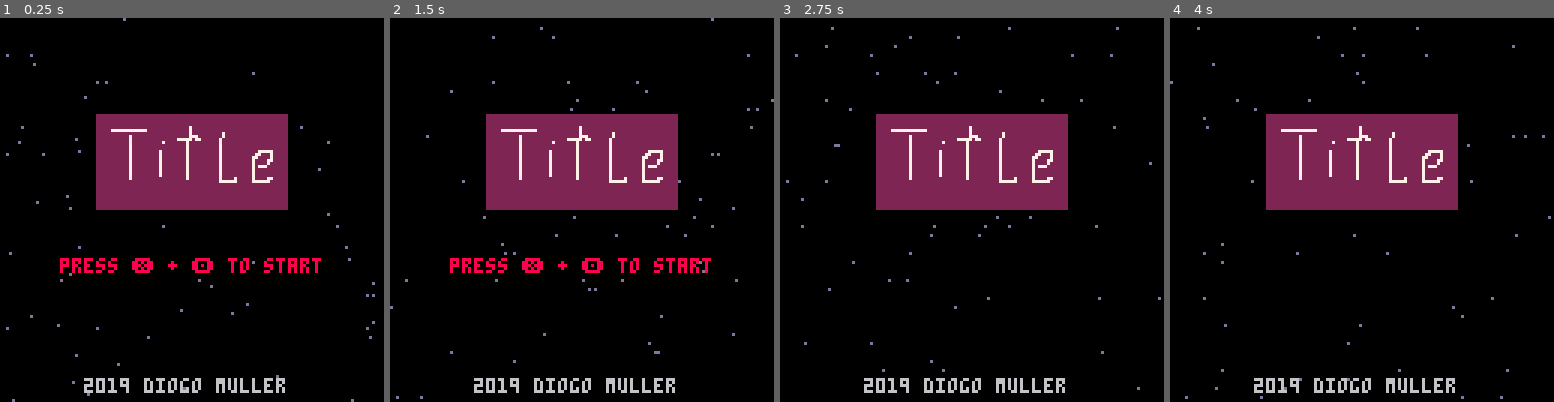
Above: before the commit, frames 1-4 (left to right).
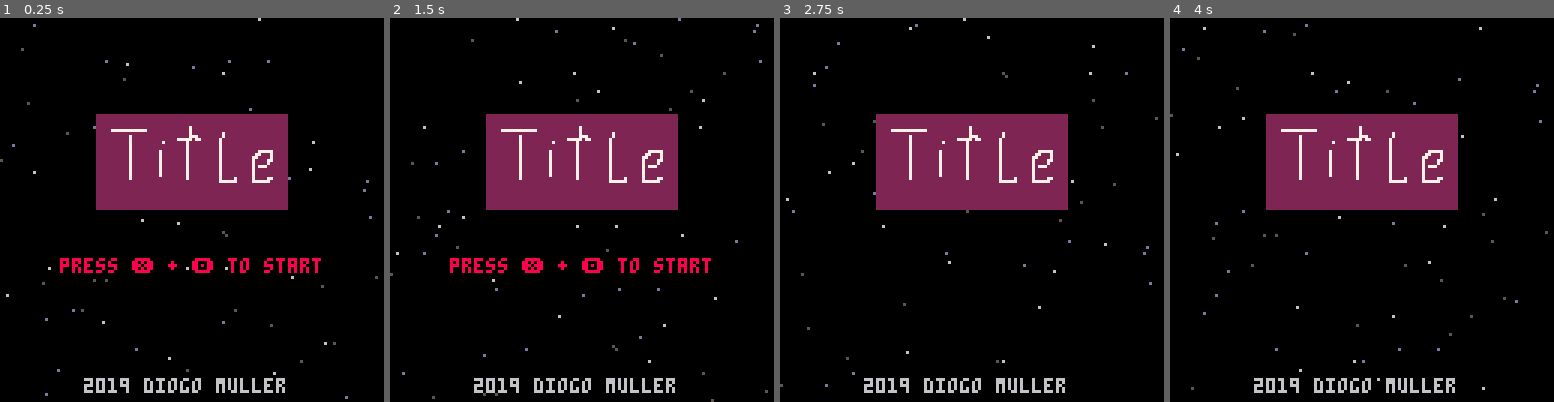
Above: after the commit, the same moments.

Repository: DioMuller/pico-8
Game: PICO-8 cartridge spaceship.p8
Two runs of this game, one before a commit and one after it. Both use one fixed random seed, a clock stepped at 60 frames per second and the inputs below.
Inputs:
- Up to frame 1 (0.25 s): no input
- Up to frame 2 (1.5 s): tap X (X key) at 0.33, 1.07 s; tap O (Z key) at 0.7 s
- Up to frame 3 (2.75 s): hold Right 1.6-2.1 s; tap O (Z key) at 1.7, 2.1, 2.5 s; tap X (X key) at 1.85 s; hold Up 2.15-2.42 s; hold Right from 2.47 s (still down)
- Up to frame 4 (4 s): tap O (Z key) at 2.9, 3.3, 3.7 s; tap X (X key) at 2.97 s; release Right at 3.03 s; hold Left 3.08-3.58 s; hold Down 3.63-3.97 s

The runs differ from the first frame. In frame 1, 0.7% of the frame differs, in the area x 0-99%, y 0-100%; in frame 2, 0.7%, in the area x 0-100%, y 0-100%; in frame 3, 0.6%; in frame 4, 0.7%.

Commit message:
Refactored particle system.

Diff:
--- a/spaceship.p8
+++ b/spaceship.p8
@@ -110,10 +110,8 @@
 local kills = 0
 local wave = 0
 
--- background
-local stars = {}
-local star_count = 64
-local star_speed = 3
+-- particles
+local particles = {}
 
 -------------------
 -- game lifetime
@@ -123,25 +121,23 @@
 end
 
 function _update()
+	update_particles()
+
 	if game_state == 0 then -- title
 		update_title()
 		update_blink()
-		update_background()
 	elseif game_state == 1 then -- game
 		update_player()
 		update_enemies()
 		update_bullets()
-		update_background()
 
 		if #enemies == 0 then
 			next_wave() -- victory
 		end
 	elseif game_state == 2 then -- game over
-		update_background()
 		update_blink()
 		update_game_end()
 	elseif game_state == 3 then -- victory
-		update_background()
 		update_blink()
 		update_game_end()
 	end
@@ -150,21 +146,19 @@
 function _draw()
 	cls()
 
+	draw_particles()
+
 	if game_state == 0 then -- title
-		draw_background()
 		draw_title()
 	elseif game_state == 1 then -- game
-		draw_background()
 		draw_bullets()
 		draw_enemies()
 		draw_player()
 
 		draw_ui()
 	elseif game_state == 2 then -- game over
-		draw_background()
 		draw_gameover()
 	elseif game_state == 3 then -- victory
-		draw_background()
 		draw_victory()
 	else -- error
 		print('error: invalid game state!', 10, 10, 8)
@@ -178,10 +172,8 @@
 	-- bgm
 	music(0)
 	-- init background
-	stars = {}
-	for i=1,star_count do
-		add(stars, {x=rnd(128),y=rnd(128)})
-	end
+	particles = {}
+	create_stars(64)
 end
 
 function init_game()
@@ -271,13 +263,18 @@
 	end
 end
 
-function update_background()
-	for star in all(stars) do
-		star.y += star_speed
-
-		if star.y > 128 then
-			star.y = 0
-			star.x = rnd(128)
+function update_particles()
+	for particle in all(particles) do
+		particle.y += particle.speed
+
+		if particle.scroll_y then
+			if (particle.y > 128) particle.y = 0
+			if (particle.y < 0) particle.y = 128
+		end
+
+		if particle.scroll_x then
+			if (particle.x > 128) particle.x = 0
+			if (particle.x < 0) particle.x = 128
 		end
 	end
 end
@@ -346,9 +343,9 @@
 	end
 end
 
-function draw_background()
-	for star in all(stars) do
-		pset(star.x, star.y,13)
+function draw_particles()
+	for particle in all(particles) do
+		pset(particle.x, particle.y, particle.color)
 	end
 end
 
@@ -430,11 +427,35 @@
 	add(enemies,{x=x,y=y,type=id,speed=enemy.speed,behavior=enemy.behavior,sprite=enemy.sprite,score=enemy.score,delay=rnd(enemy.delay_range)+enemy.min_delay,aux=0})
 end
 
+function create_stars(count)
+	local star_colors = {5,13,6}
+
+	for i=1,count do
+		local diff = i%#star_colors
+		add(particles, {x=rnd(128),y=rnd(128),speed=diff+1,color=star_colors[diff+1],scroll_x=false,scroll_y=true})
+	end
+end
+
 -------------------
 -- helper methods
 -------------------
 function intersect(x1,y1,w1,h1,x2,y2,w2,h2)
 	return x1<x2+w2 and x2<x1+w1 and y1<y2+h2 and y2<y1+h1
+end
+
+function add_score(value)
+	score += value
+	if (score > high) high = score
+end
+
+function hit_player()
+	lives-=1
+
+	if (lives < 0) then
+		change_state(2)
+	else
+		reset_game()
+	end
 end
 
 -------------------
@@ -456,21 +477,6 @@
 	end
 end
 
-function add_score(value)
-	score += value
-	if (score > high) high = score
-end
-
-function hit_player()
-	lives-=1
-
-	if (lives < 0) then
-		change_state(2)
-	else
-		reset_game()
-	end
-end
-
 function reset_game()
 	player.x = 64
 	player.y = 118
